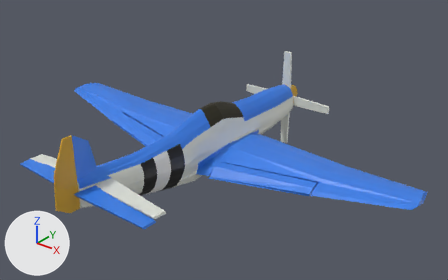
The COLLADA model plane.dae as it was, and as the next commit left it.
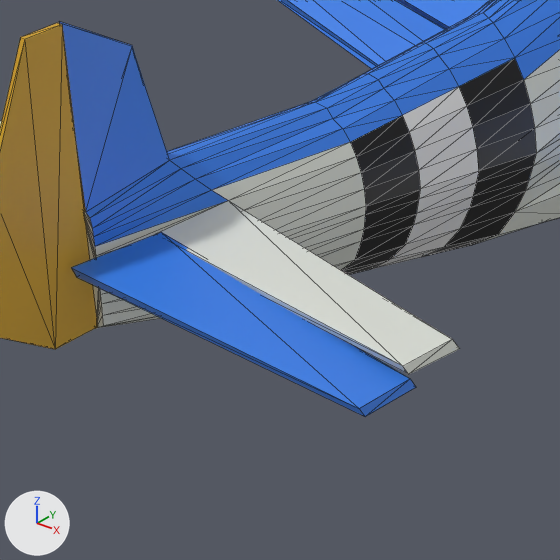
Each version appears first whole from a camera (50 mm lens) standing at (15.84, -17.97, 11.84) and looking at (0.85, 0.76, 0.23), and next in a close-up on the part from 13% to 43% of the width and 46% to 94% of the height. Lighting does not change. The marker at lower left points along +X, +Y and +Z. The close-ups show mesh edges as thin lines. Where no turn or scale is listed for an object, it has been applied to the vertices. Vertices at the same position are counted once.

Objects in the first close-up: 'aileron_l', 'body', 'elevator_r', 'rudder'.
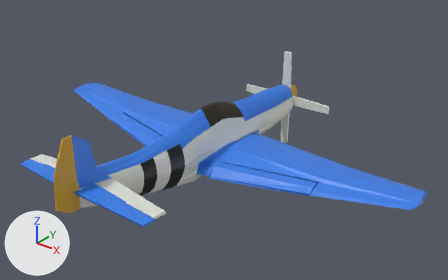
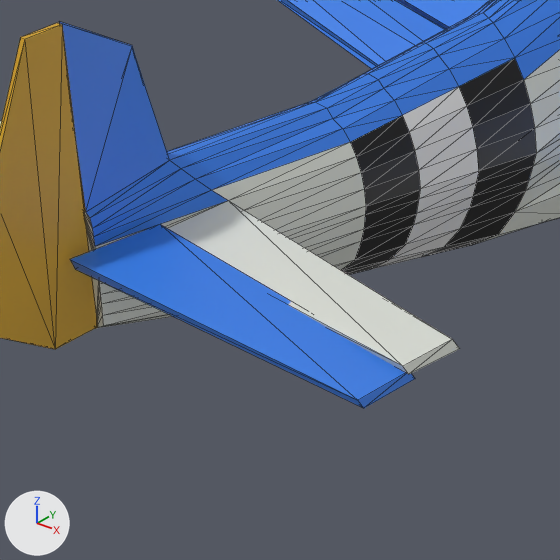
Where the newer file only moved an object's origin or applied its transform, the numbers keep the older frame.

Diff of the bpy script that builds the scene:
```diff
--- a/plane.dae.py
+++ b/plane.dae.py
@@ me_cylinder_004 @@
 me_cylinder_004.from_pydata(...)  # 8 vertices, 12 faces; spans x -1.29..1.79, y -0.01..0.09, z -0.13..0.01
 # used by ob_elevator_r; parent = ob_body; location = (-1.4, 0.741, 0.45); rotation_euler = (0.0, -0.0132, 0.0), in degrees (0, -0.8, 0); scale = (-1.0, 1.0, 1.0)
+# me_cylinder_004 part 1: the whole mesh is moved by (-0.25, -0.04, 0.06)
 me_cylinder_004.materials.append(mat_material_001)
@@ ob_elevator_r @@
 ob_elevator_r.parent = ob_body
-ob_elevator_r.location = (-1.4, 0.741, 0.45)
+ob_elevator_r.location = (-1.642, 0.781, 0.428)
 ob_elevator_r.rotation_euler = (0.0, -0.0132, 0.0)  # degrees (0, -0.8, 0)
```

Boxes [x1, y1, x2, y2] around the edits, measured in the close-ups (560 x 560 px):
'elevator_r', moved: before [71, 232, 416, 417]; after [70, 224, 415, 408]
